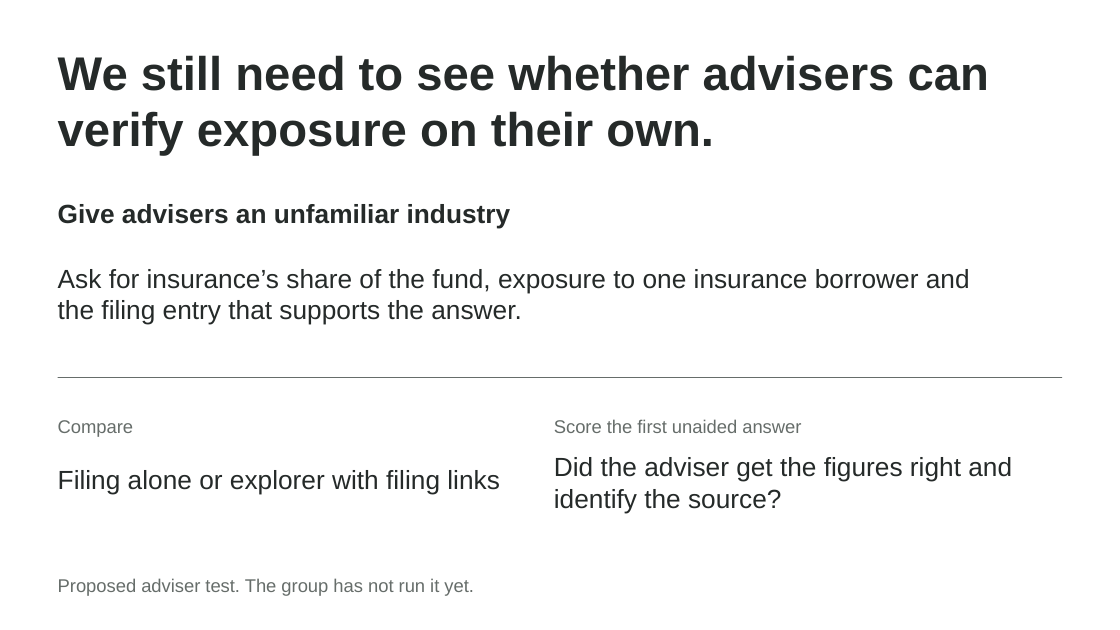
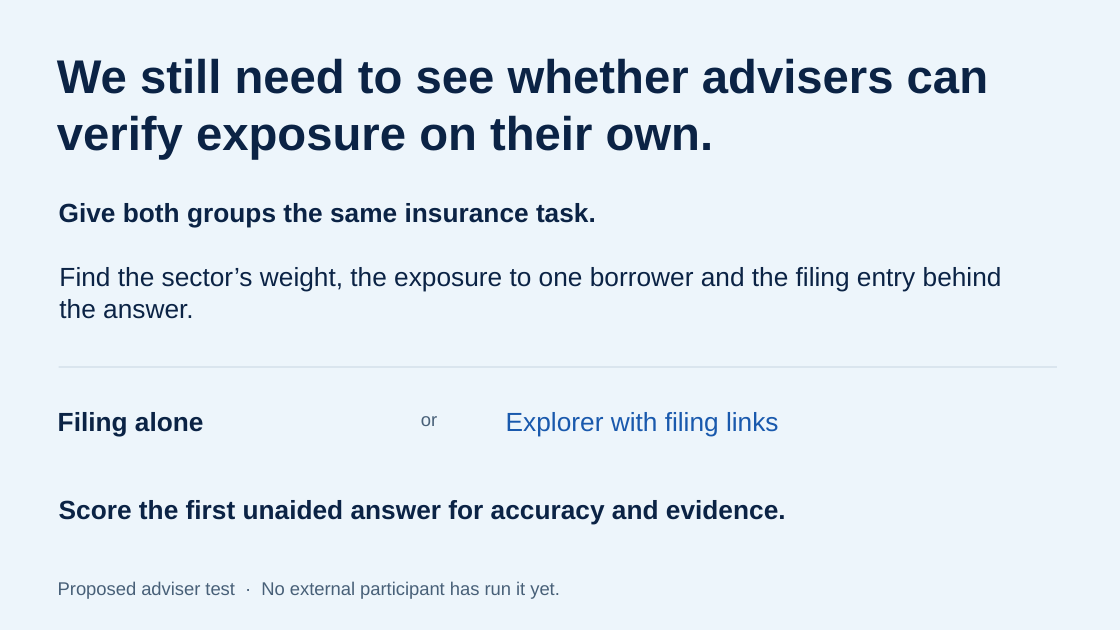
Before and after one commit to marcswartz/ivey-group7-portfolio, a slide deck: slide 12 of presentation.pptx. Drawn at 1120x630 pixels with LibreOffice and Linux fonts; fonts in the diff are those of the drawing. Boxes give left, top, right and bottom in pixels: in the first picture for what was removed or moved away, otherwise in the second. Text is boxed around its words. In the diff, an @@ line names an element or a change of style, - is before the commit and + after.

```diff
--- a/presentation.pptx
+++ b/presentation.pptx
@@ background #FFFFFF to #EDF5FB @@
@@ text "We still need to see ..." at <box>57,58,988,160</box>: text colour #252A29 to #0B2345 @@
@@ text at <box>59,203,596,228</box>: text changed; text colour #252A29 to #0B2345 @@
-Give advisers an unfamiliar industry
+Give both groups the same insurance task.
@@ text at <box>59,267,1002,319</box>: text changed; text colour #252A29 to #0B2345 @@
-Ask for insurance’s share of the fund, exposure to one insurance borrower and the filing entry that supports the answer.
+Find the sector’s weight, the exposure to one borrower and the filing entry behind the answer.
@@ rectangle: place and size @@
-rectangle at <box>58,377,1063,378</box>
+rectangle at <box>59,366,1058,367</box>
@@ rectangle at <box>59,366,1058,367</box>: fill #666D6A to #B8C8D8 @@
@@ text at <box>58,412,204,437</box>: text changed; size 15.8 to 22.5 pt; text colour #666D6A to #0B2345; bold on @@
-Compare
+Filing alone
@@ text at <box>421,416,437,426</box>: text changed; size 22.5 to 15.8 pt; text colour #252A29 to #486078 @@
-Filing alone or explorer with filing links
+or
@@ text at <box>506,412,779,437</box>: text changed; size 15.8 to 22.5 pt; text colour #666D6A to #1959AD @@
-Score the first unaided answer
+Explorer with filing links
@@ text at <box>59,500,786,525</box>: text changed; text colour #252A29 to #0B2345; bold on @@
-Did the adviser get the figures right and identify the source?
+Score the first unaided answer for accuracy and evidence.
@@ text at <box>58,581,560,599</box>: text changed; text colour #666D6A to #486078 @@
-Proposed adviser test. The group has not run it yet.
+Proposed adviser test · No external participant has run it yet.
```
Also in this commit, not shown: 9 other slides changed, 3 slides added, 3 slides removed, 19 other files.
